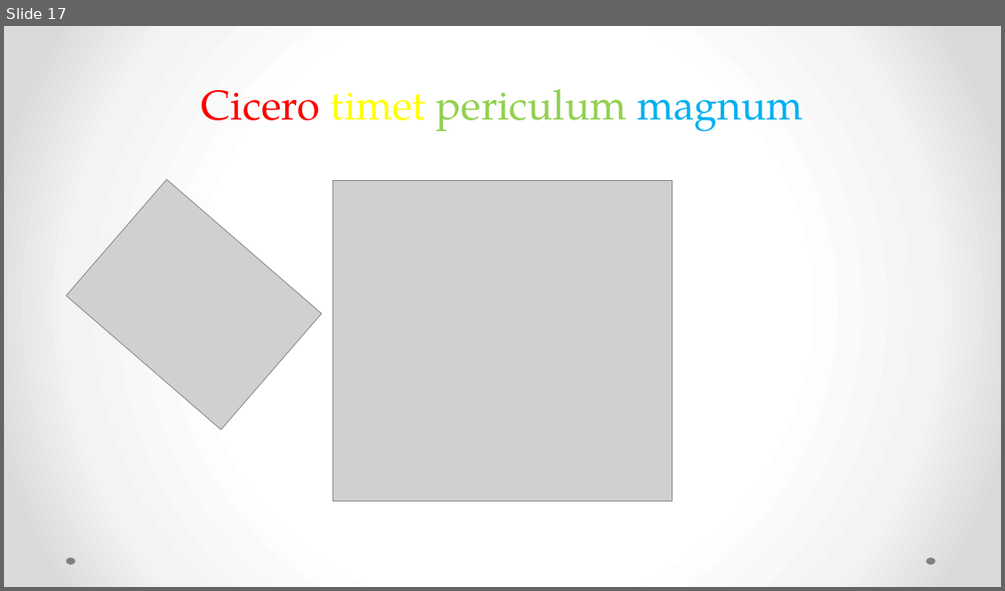
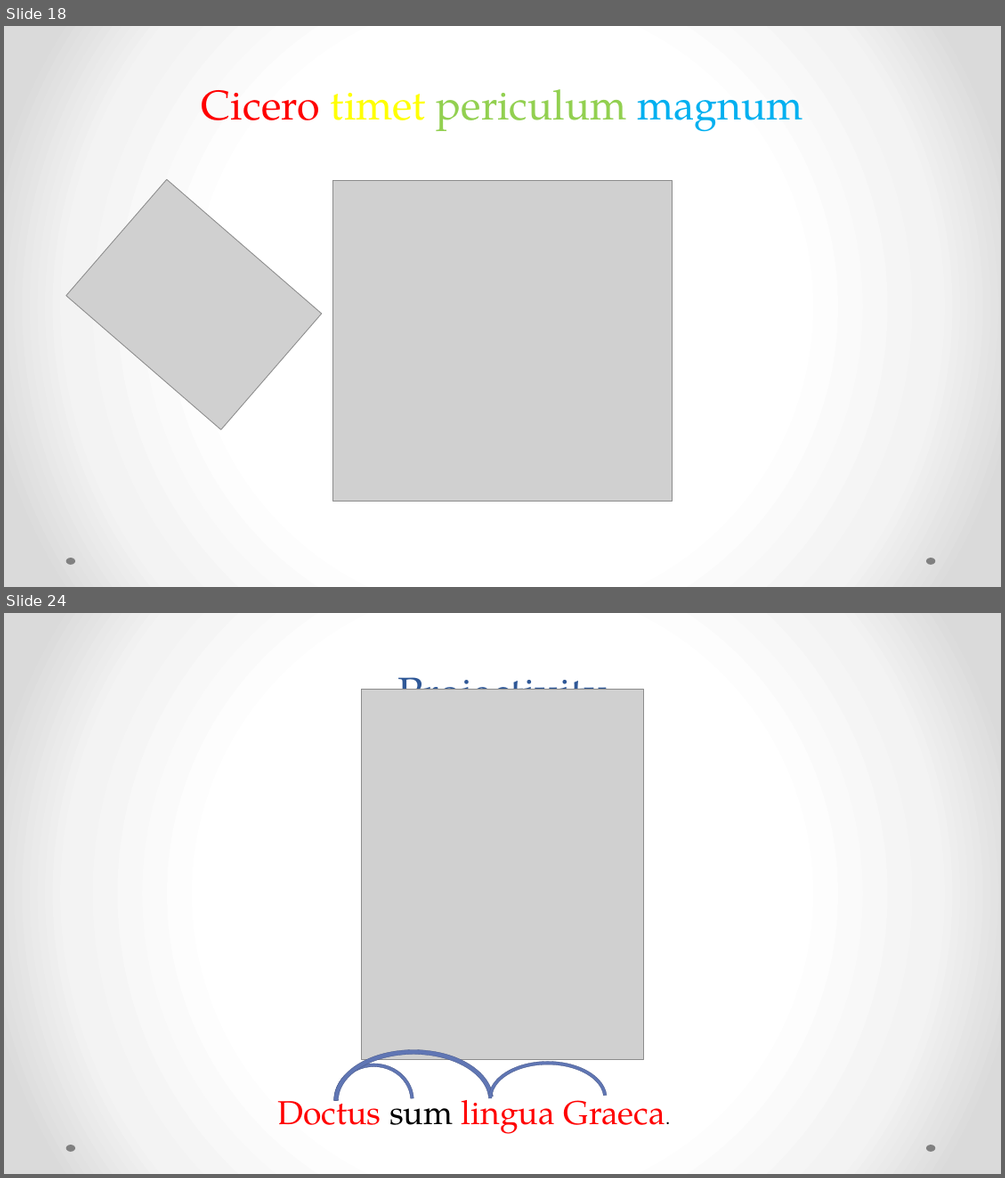
Before and after one commit to rgorman/syntacto_stylistics, a slide deck: Presentations/CAMWS_2016/Gorman_camws_2016.pptx. Shown one above the other, each under a label of ours: slide 17 before the commit, slides 18 and 24 after it; the slides between them are not shown. The pictures are 1005x591 and 1005x1178 pixels, drawn with LibreOffice and Linux fonts; fonts in the diff are those of the drawing; grey boxes stand for pictures. Boxes give left, top, right and bottom in pixels: in the first picture for what was removed or moved away, otherwise in the second. Text is boxed around its words. In the diff, an @@ line names an element or a change of style, - is before the commit and + after.

```diff
--- a/Presentations/CAMWS_2016/Gorman_camws_2016.pptx
+++ b/Presentations/CAMWS_2016/Gorman_camws_2016.pptx
@@ slide 24 added at [4,613,1001,1174], background gradient #FFFFFF to #F4F4F4 to #DADADA; not listed: 2 template elements that a slide beside it also shows @@
@@ title added at [397,663,607,690], 40 pt, text #2F5897 @@
+Projectivity
@@ picture added at [362,690,643,1060] @@
@@ arch (boxed as its full ring) added at [334,1063,413,1137], fill #6076B4, outline #475785 0.25 pt @@
@@ arch (boxed as its full ring) added at [334,1050,493,1151], fill #6076B4, outline #475785 0.25 pt @@
@@ arch (boxed as its full ring) added at [488,1061,607,1135], fill #6076B4, outline #475785 0.25 pt @@
@@ text added at [277,1089,665,1134], 32 pt, text #FF0000 @@
+Doctus sum lingua Graeca.
@@ what was slide 17 is now slide 18 @@
```
Also in this commit, not shown: 1 slide changed, 7 other slides added, 7 slides removed, 3 other files.
